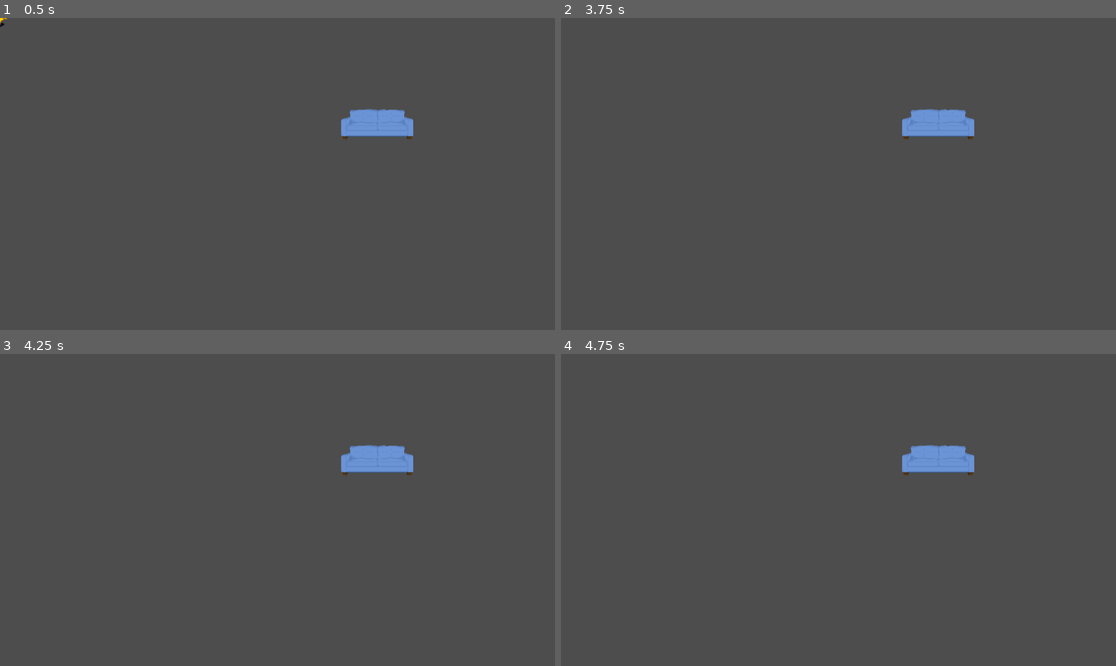
Above: before the commit, frames 1-4 (two rows, left to right).
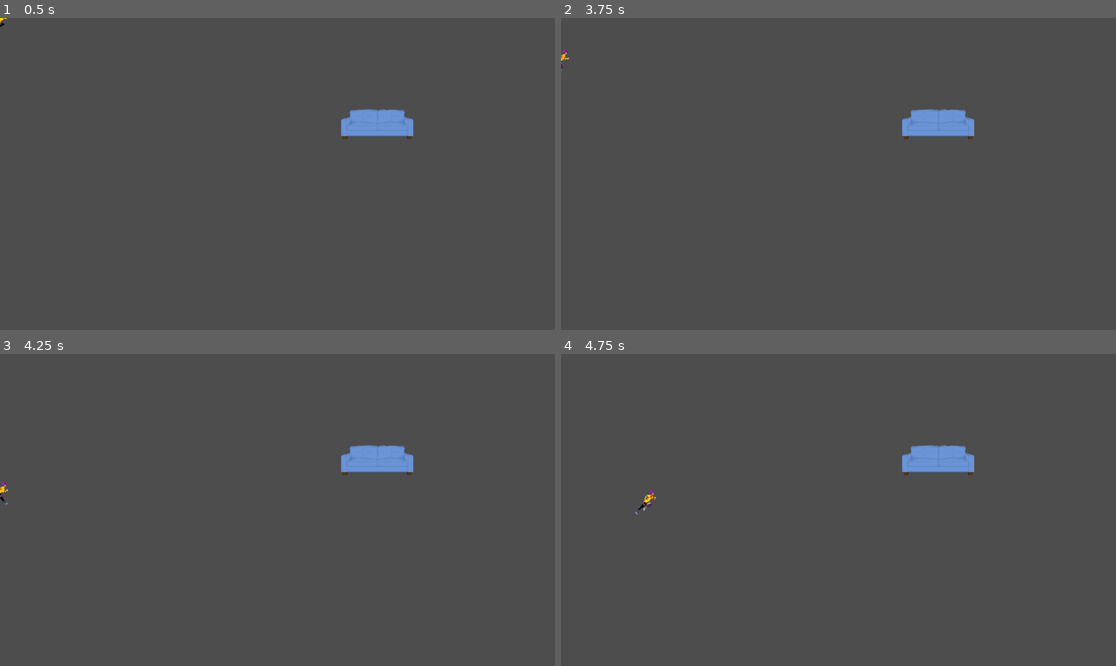
Above: after the commit, the same moments.

Repository: nugamestudioclub/Parallax
Game: Godot game, scene res://test_scene.tscn
Same seed, same stepped clock (60 frames per second), same inputs: the game is played once before the commit and once after it. The project has no main scene, so this scene is started directly.
Inputs:
- Up to frame 1 (0.5 s): no input
- Up to frame 2 (3.75 s): tap Enter at 0.5, 2, 3.5 s; hold Up (move_up) 0.53-2.03 s; tap Space (interact) at 0.6, 1.25, 1.35, 2.1, 2.75, 2.85, 3.6 s; hold Left (move_left) 2.03-3.53 s; hold Down (move_down) from 3.53 s (still down)
- Up to frame 3 (4.25 s): keep holding Down (move_down)
- Up to frame 4 (4.75 s): release Down (move_down) at 4.28 s; hold Right (move_right) from 4.28 s (still down); tap Space (interact) at 4.35 s

Frame 1 is identical in both runs. In frame 2, less than 0.1% of the frame differs, in the area x 0-2%, y 10-18%; in frame 3, less than 0.1%; in frame 4, less than 0.1%, in the area x 13-18%, y 43-52%.

Commit message:
Added Mirror and Dresser
Prevented player from exiting the screen

Diff:
--- a/locations/bedroom.tscn
+++ b/locations/bedroom.tscn
@@ -1,3 +1,16 @@
-[gd_scene format=3 uid="uid://dpcy5ovfgppci"]
+[gd_scene load_steps=4 format=3 uid="uid://dpcy5ovfgppci"]
+
+[ext_resource type="PackedScene" uid="uid://dfbehluabfs6p" path="res://prefabs/player_new.tscn" id="1_y27ro"]
+[ext_resource type="PackedScene" uid="uid://dp25oj3bfj2uy" path="res://prefabs/mirror.tscn" id="2_lp65u"]
+[ext_resource type="PackedScene" uid="uid://1je7l5nrvacv" path="res://prefabs/dresser.tscn" id="3_xwknl"]
 
 [node name="bedroom" type="Node2D"]
+
+[node name="CharacterBody2D" parent="." instance=ExtResource("1_y27ro")]
+position = Vector2(775, 307)
+
+[node name="StaticBody2D" parent="." instance=ExtResource("2_lp65u")]
+position = Vector2(378, 230)
+
+[node name="dresser" parent="." instance=ExtResource("3_xwknl")]
+position = Vector2(458, 260)
--- /dev/null
+++ b/prefabs/dresser.tscn
@@ -0,0 +1,17 @@
+[gd_scene load_steps=3 format=3 uid="uid://1je7l5nrvacv"]
+
+[ext_resource type="Texture2D" uid="uid://dbye58iuwn25w" path="res://2d_sprite_animation_assets/dresser.png" id="1_4q1dv"]
+
+[sub_resource type="RectangleShape2D" id="RectangleShape2D_i1t5g"]
+size = Vector2(62, 61.5)
+
+[node name="dresser" type="StaticBody2D"]
+
+[node name="CollisionShape2D" type="CollisionShape2D" parent="."]
+position = Vector2(0, -0.25)
+shape = SubResource("RectangleShape2D_i1t5g")
+
+[node name="Sprite2D" type="Sprite2D" parent="."]
+position = Vector2(0, 1.90735e-06)
+scale = Vector2(0.625, 0.61)
+texture = ExtResource("1_4q1dv")
--- /dev/null
+++ b/prefabs/mirror.tscn
@@ -0,0 +1,15 @@
+[gd_scene load_steps=3 format=3 uid="uid://dp25oj3bfj2uy"]
+
+[ext_resource type="Texture2D" uid="uid://dxmepgbminsmv" path="res://2d_sprite_animation_assets/mirror1.png" id="1_fmwke"]
+
+[sub_resource type="RectangleShape2D" id="RectangleShape2D_axpx7"]
+size = Vector2(71, 120)
+
+[node name="StaticBody2D" type="StaticBody2D"]
+
+[node name="Sprite2D" type="Sprite2D" parent="."]
+texture = ExtResource("1_fmwke")
+
+[node name="CollisionShape2D" type="CollisionShape2D" parent="."]
+position = Vector2(-0.5, 0)
+shape = SubResource("RectangleShape2D_axpx7")
--- a/scripts/player_controller.gd
+++ b/scripts/player_controller.gd
@@ -2,6 +2,10 @@
 
 
 @export var speed = 400
+var screensize
+
+func _ready():
+	screensize = get_viewport_rect().size
 
 func get_input():
 	var input_direction = Input.get_vector("move_left", "move_right", "move_up", "move_down")
@@ -11,6 +15,8 @@
 		$AnimatedSprite2D.play()
 	else:
 		$AnimatedSprite2D.stop()
+	position.x = clamp(position.x, 0, screensize.x)
+	position.y = clamp(position.y, 0, screensize.y)
 
 
 func _physics_process(delta):
Binary file added: 2d_sprite_animation_assets/dresser.png
Not shown, added: 2d_sprite_animation_assets/dresser.png.import
Binary file added: 2d_sprite_animation_assets/mirror1.png
Not shown, added: 2d_sprite_animation_assets/mirror1.png.import
